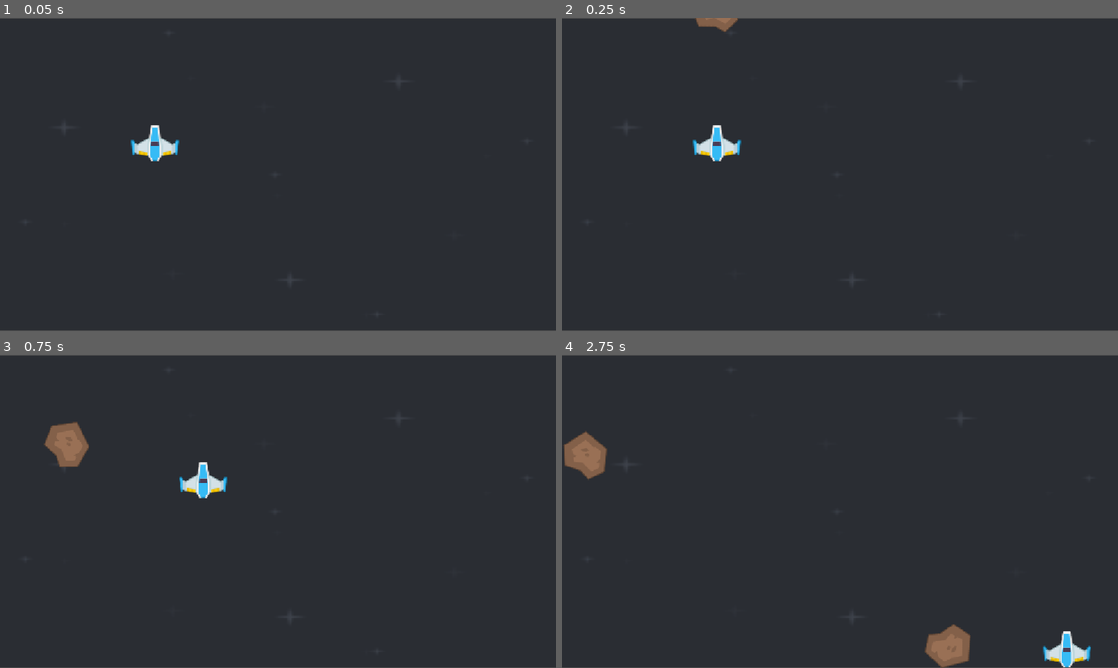
Above: before the commit, frames 1-4 (two rows, left to right).
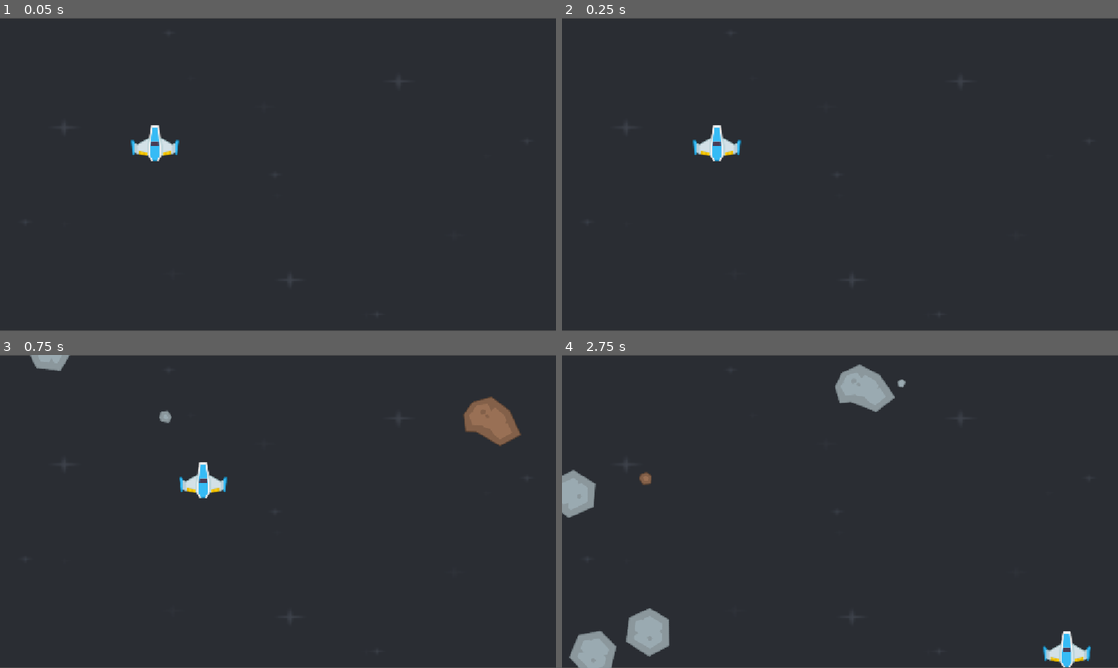
Above: after the commit, the same moments.

Repository: MantasEdine/GODOT_TEST
Game: Godot game, scene res://scenes/level.tscn
Two runs of this game, one before a commit and one after it. Both use one fixed random seed, a clock stepped at 60 frames per second and the inputs below.
Inputs:
- Up to frame 1 (0.05 s): no input
- Up to frame 2 (0.25 s): no input
- Up to frame 3 (0.75 s): hold Right (move_right) from 0.53 s (still down)
- Up to frame 4 (2.75 s): release Right (move_right) at 1.28 s; hold Down (move_down) 1.28-2.03 s; hold Right (move_right) from 2.03 s (still down)

Frame 1 is identical in both runs. In frame 2, 0.2% of the frame differs, in the area x 24-32%, y 0-5%; in frame 3, 2.2%; in frame 4, 5.2%, in the area x 0-74%, y 2-100%.

Commit message:
collision with walls fixing

Diff:
--- a/project.godot
+++ b/project.godot
@@ -43,6 +43,13 @@
 ]
 }
 
+[layer_names]
+
+2d_render/layer_1="Player"
+2d_render/layer_2="Meteor"
+2d_render/layer_3="Walls"
+2d_render/layer_4="Lazer"
+
 [physics]
 
 3d/physics_engine="Jolt Physics"
--- a/scenes/lazer.tscn
+++ b/scenes/lazer.tscn
@@ -6,6 +6,8 @@
 height = 58.0
 
 [node name="Lazer" type="Area2D" unique_id=807012049]
+light_mask = 8
+visibility_layer = 2
 
 [node name="Sprite2D" type="Sprite2D" parent="." unique_id=859764267]
 position = Vector2(219, 170)
--- a/scenes/level.tscn
+++ b/scenes/level.tscn
@@ -28,24 +28,28 @@
 [node name="Borders" type="Node2D" parent="." unique_id=1060557960]
 
 [node name="StaticBody2D" type="StaticBody2D" parent="Borders" unique_id=1167226362]
+light_mask = 4
 
 [node name="CollisionShape2D" type="CollisionShape2D" parent="Borders/StaticBody2D" unique_id=1290507329]
 position = Vector2(1719, 324.25)
 shape = SubResource("RectangleShape2D_dowtx")
 
 [node name="StaticBody2D3" type="StaticBody2D" parent="Borders" unique_id=616477163]
+light_mask = 4
 
 [node name="CollisionShape2D" type="CollisionShape2D" parent="Borders/StaticBody2D3" unique_id=298176488]
 position = Vector2(575, 741)
 shape = SubResource("RectangleShape2D_oi3di")
 
 [node name="StaticBody2D2" type="StaticBody2D" parent="Borders" unique_id=1763534225]
+light_mask = 4
 
 [node name="CollisionShape2D" type="CollisionShape2D" parent="Borders/StaticBody2D2" unique_id=1697176407]
 position = Vector2(-569, 322)
 shape = SubResource("RectangleShape2D_dowtx")
 
 [node name="StaticBody2D4" type="StaticBody2D" parent="Borders" unique_id=1394404268]
+light_mask = 4
 position = Vector2(1138, -333)
 
 [node name="CollisionShape2D" type="CollisionShape2D" parent="Borders/StaticBody2D4" unique_id=1152927504]
@@ -53,6 +57,7 @@
 shape = SubResource("RectangleShape2D_dowtx")
 
 [node name="MeteorTimer" type="Timer" parent="." unique_id=1861436633]
+wait_time = 0.25
 autostart = true
 
 [node name="Meteors" type="Node2D" parent="." unique_id=527712227]
--- a/scenes/meteor.gd
+++ b/scenes/meteor.gd
@@ -3,20 +3,31 @@
 var rotation_speed : int
 var direction : float
 
+
+
+
 func _ready() -> void:
 	var rng := RandomNumberGenerator.new()
+
+	# meteor.gd, in _ready
+	var colors = ["Brown", "Grey"]
+	var sizes = {"big": 4, "med": 3, "small": 2, "tiny": 2}
+	var size = sizes.keys().pick_random()
+	var path = "res://PNG/Meteors/meteor%s_%s%d.png" % [colors.pick_random(), size, randi_range(1, sizes[size])]
+	$Sprite2D.texture = load(path)
+
 
 	var width = get_viewport().get_visible_rect().size[0]
 	var random_x = rng.randi_range(0,width)
 	var random_y = rng.randi_range(-150,-50)
 	position = Vector2(random_x,random_y)
 	speed = rng.randi_range(300,500)
-	direction = rng.randf_range(-1,1)
+	direction = rng.randf_range(-0.3,0.3)
 	rotation_speed = rng.randi_range(40,100)
 
 
 func _process(delta):
-	position += Vector2(direction,1.0) * 400 * delta
+	position += Vector2(direction,1.0) * speed * delta
 	rotation_degrees += rotation_speed * delta
 
 
--- a/scenes/meteor.tscn
+++ b/scenes/meteor.tscn
@@ -10,6 +10,8 @@
 script = ExtResource("1_pxso2")
 
 [node name="Sprite2D" type="Sprite2D" parent="." unique_id=504348589]
+light_mask = 2
+visibility_layer = 9
 texture = ExtResource("2_83eji")
 
 [node name="CollisionShape2D" type="CollisionShape2D" parent="." unique_id=1042359599]
--- a/scenes/player.tscn
+++ b/scenes/player.tscn
@@ -4,6 +4,7 @@
 [ext_resource type="Script" uid="uid://b4yj744bpoqmt" path="res://scenes/player.gd" id="1_g2els"]
 
 [node name="Player" type="CharacterBody2D" unique_id=1140701182]
+visibility_layer = 6
 script = ExtResource("1_g2els")
 
 [node name="PlayerImage" type="Sprite2D" parent="." unique_id=1244949373]
